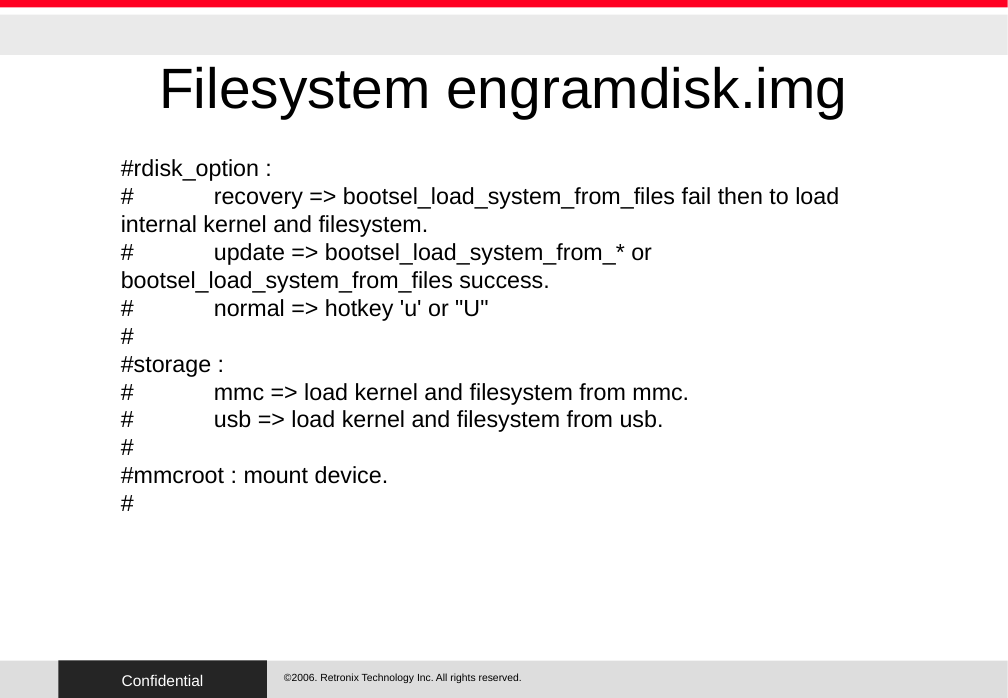
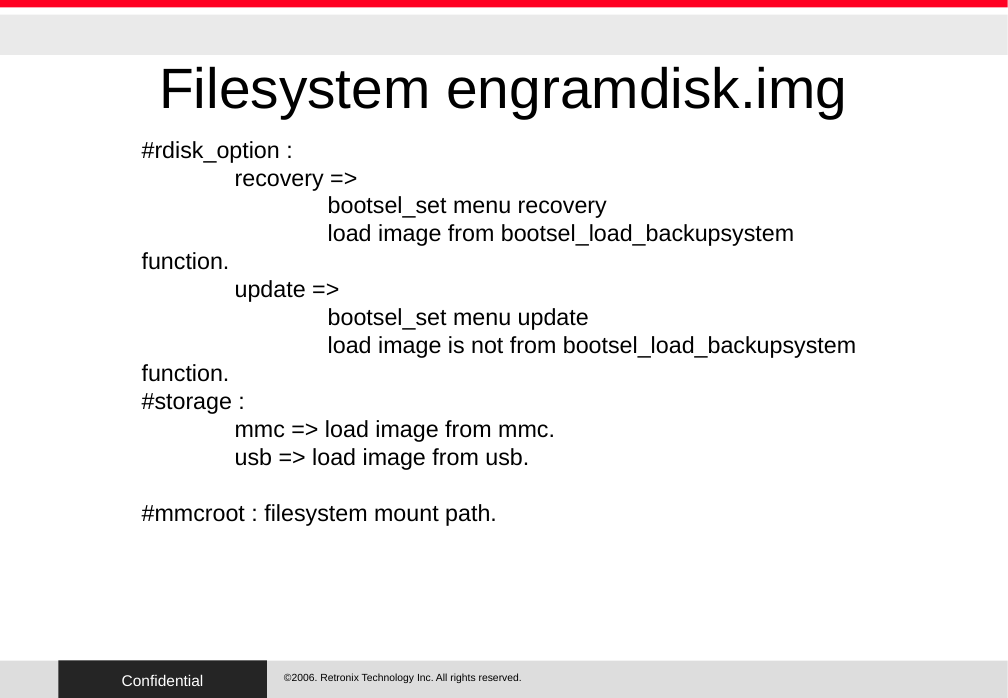
Before and after one commit to RetronixTechInc/u-boot-rtx, a slide deck: slide 14 of RTX/uboot.odp (slide 11 before the commit). Drawn at 1008x698 pixels with LibreOffice and Linux fonts; fonts in the diff are those of the drawing; background and template pictures are left out. Boxes give left, top, right and bottom in pixels: in the first picture for what was removed or moved away, otherwise in the second. Text is boxed around its words. In the diff, an @@ line names an element or a change of style, - is before the commit and + after.

```diff
--- a/RTX/uboot.odp
+++ b/RTX/uboot.odp
@@ text "#rdisk_option :": place and size @@
-text "#rdisk_option :" at [121, 159, 839, 484]
+text "#rdisk_option :" at [142, 141, 856, 526]
@@ text at [142, 173, 856, 382]: text changed @@
-# recovery => bootsel_load_system_from_files fail then to load internal kernel and filesystem.
-# update => bootsel_load_system_from_* or bootsel_load_system_from_files success.
-# normal => hotkey 'u' or "U"
-#
+recovery =>
+bootsel_set menu recovery
+load image from bootsel_load_backupsystem function.
+update =>
+bootsel_set menu update
+load image is not from bootsel_load_backupsystem function.
@@ text at [142, 420, 555, 526]: text changed @@
-# mmc => load kernel and filesystem from mmc.
-# usb => load kernel and filesystem from usb.
-#
-#mmcroot : mount device.
-#
+mmc => load image from mmc.
+usb => load image from usb.
+#mmcroot : filesystem mount path.
```
Also in this commit, not shown: 9 other slides changed, 6 slides added, 5 slides removed, 27 other files.
